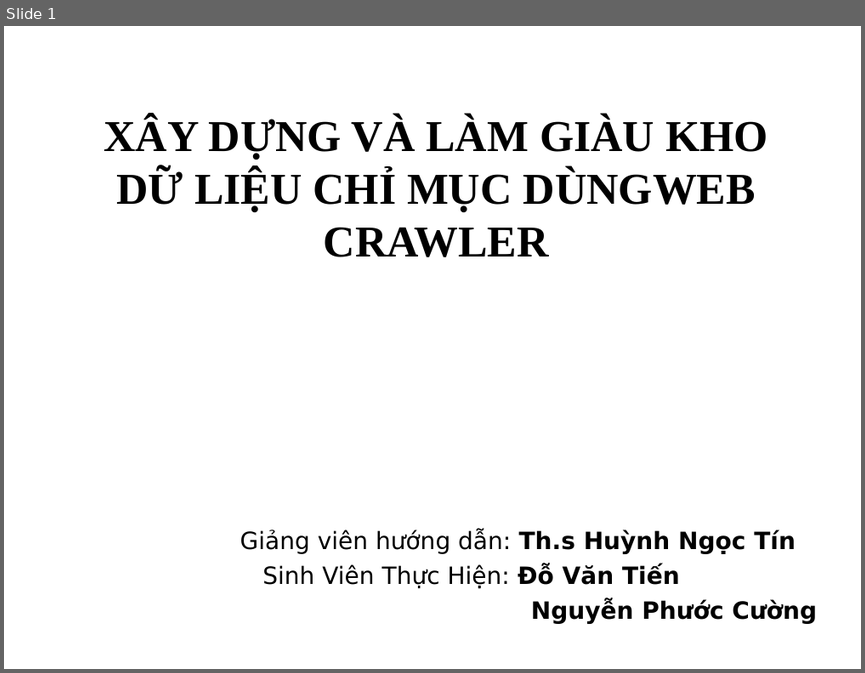
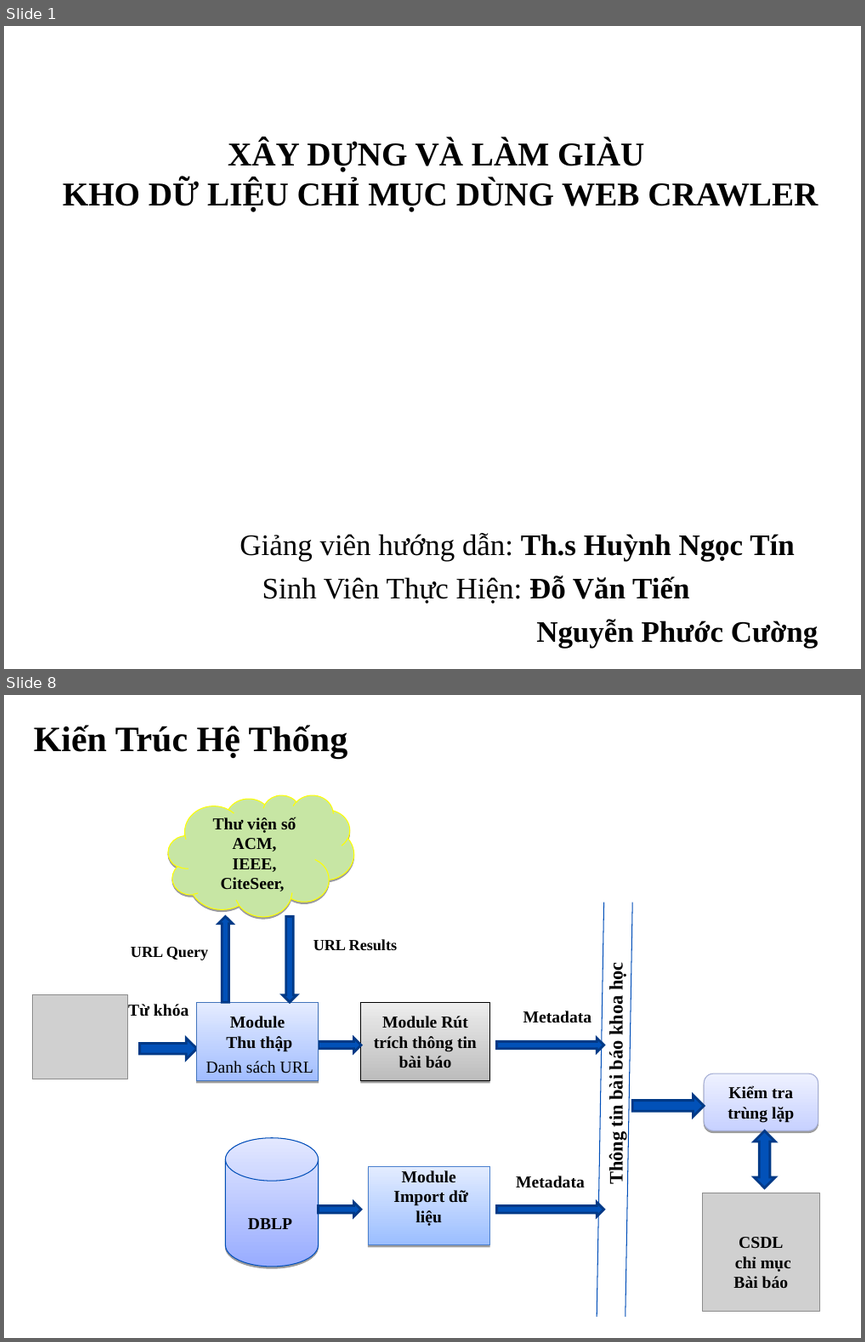
Before and after one commit to tiendv/detaitotnghiep, a slide deck: Report/Bao cao khoa luan/Trinh bay bao cao.ppt. Shown one above the other, each under a label of ours: slide 1 before the commit, slides 1 and 8 after it; the slides between them are not shown. The pictures are 865x673 and 865x1342 pixels, drawn with LibreOffice and Linux fonts; fonts in the diff are those of the drawing; grey boxes stand for pictures; background and template pictures are left out. Boxes give left, top, right and bottom in pixels: in the first picture for what was removed or moved away, otherwise in the second. Text is boxed around its words. In the diff, an @@ line names an element or a change of style, - is before the commit and + after.

```diff
--- a/Report/Bao cao khoa luan/Trinh bay bao cao.ppt
+++ b/Report/Bao cao khoa luan/Trinh bay bao cao.ppt
@@ slide 8 added at [4,695,861,1338], background #FFFFFF @@
@@ title added at [34,725,348,758], 30 pt, text #000000, bold @@
+Kiến Trúc Hệ Thống
@@ freeform shape added at [169,795,354,917], fill #C7E6A4, outline #FFFF00 0.74 pt, 14 pt, text #000000, bold @@
+Thư viện số ACM,
+IEEE,
+CiteSeer,
@@ up arrow added at [218,916,233,1002], fill #0251B8, outline #013986 2.01 pt @@
@@ down arrow added at [283,916,297,1002], fill #0251B8, outline #013986 2.01 pt @@
@@ line added from (604, 902) to (597, 1316), #004EB8 0.74 pt @@
@@ line added from (632, 902) to (625, 1316), #004EB8 0.74 pt @@
@@ text added at [131,947,208,960], 13 pt, text #000000, bold @@
+URL Query
@@ text added at [313,939,398,951], 13 pt, text #000000, bold @@
+URL Results
@@ text added at [606,965,627,1183], 16 pt, text #000000, bold @@
+Thông tin bài báo khoa học
@@ picture added at [32,995,127,1079] @@
@@ text added at [128,1004,188,1016], 14 pt, text #000000, bold @@
+Từ khóa
@@ rectangle added at [197,1002,318,1081], fill gradient #A1BDFF to #E5ECFF, outline #4374BB 0.74 pt, 14 pt, text #000000, bold @@
+Module
+Thu thập
@@ rectangle added at [361,1002,490,1081], fill gradient #BCBCBC to #EDEDED, outline #000000 0.74 pt, 14 pt, text #000000, bold @@
+Module Rút trích thông tin bài báo
@@ text added at [523,1010,592,1023], 14 pt, text #000000, bold @@
+Metadata
@@ right arrow added at [139,1038,197,1059], fill #0251B8, outline #013986 2.01 pt @@
@@ right arrow added at [318,1038,361,1052], fill #0251B8, outline #013986 2.01 pt @@
@@ right arrow added at [497,1038,604,1052], fill #0251B8, outline #013986 2.01 pt @@
@@ text added at [206,1061,313,1073], 14 pt, text #000000 @@
+Danh sách URL
@@ rounded rectangle added at [704,1074,818,1131], fill gradient #C7D1FF to #EEF1FF, outline #A5AED4 0.74 pt, 14 pt, text #000000, bold @@
+Kiểm tra trùng lặp
@@ right arrow added at [632,1095,704,1117], fill #0251B8, outline #013986 2.01 pt @@
@@ cylinder added at [225,1138,318,1266], fill gradient #98ACFF to #E3E8FF, outline #004EB8 0.74 pt, 14 pt, text #000000, bold @@
+DBLP
@@ up down arrow added at [754,1130,775,1188], fill #0251B8, outline #013986 2.01 pt @@
@@ rectangle added at [368,1166,490,1245], fill gradient #9BBEFF to #E3ECFF, outline #4B80CE 0.74 pt, 14 pt, text #000000, bold @@
+Module
+Import dữ liệu
@@ text added at [516,1175,585,1188], 14 pt, text #000000, bold @@
+Metadata
@@ right arrow added at [318,1202,361,1217], fill #0251B8, outline #013986 2.01 pt @@
@@ right arrow added at [497,1202,604,1217], fill #0251B8, outline #013986 2.01 pt @@
@@ picture added at [703,1193,821,1310] @@
@@ text added at [733,1236,791,1287], 14 pt, text #000000, bold @@
+CSDL
+chỉ mục
+Bài báo
@@ rectangle added at [4,1295,653,1321], fill #FFFFFF, outline #FFFFFF 0.74 pt @@
@@ slide 1 changed as well @@
@@ title at [63,139,817,211]: text changed; size 37 to 28 pt @@
-XÂY DỰNG VÀ LÀM GIÀU KHO DỮ LIỆU CHỈ MỤC DÙNGWEB CRAWLER
+XÂY DỰNG VÀ LÀM GIÀU
+KHO DỮ LIỆU CHỈ MỤC DÙNG WEB CRAWLER
@@ subtitle "Giảng viên hướng dẫn: Th.s ..." at [239,533,818,647]: size 20 to 25 pt, font DejaVu Sans to Times New Roman; more space between paragraphs @@
```
Also in this commit, not shown: 3 other slides changed, 13 other slides added, 17 slides removed.
